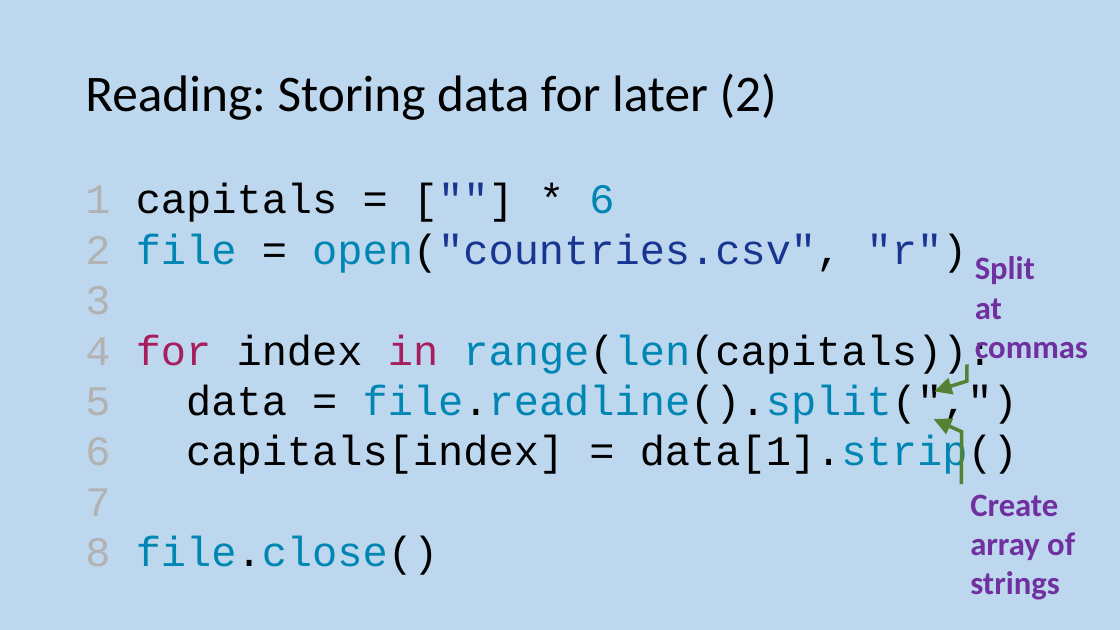
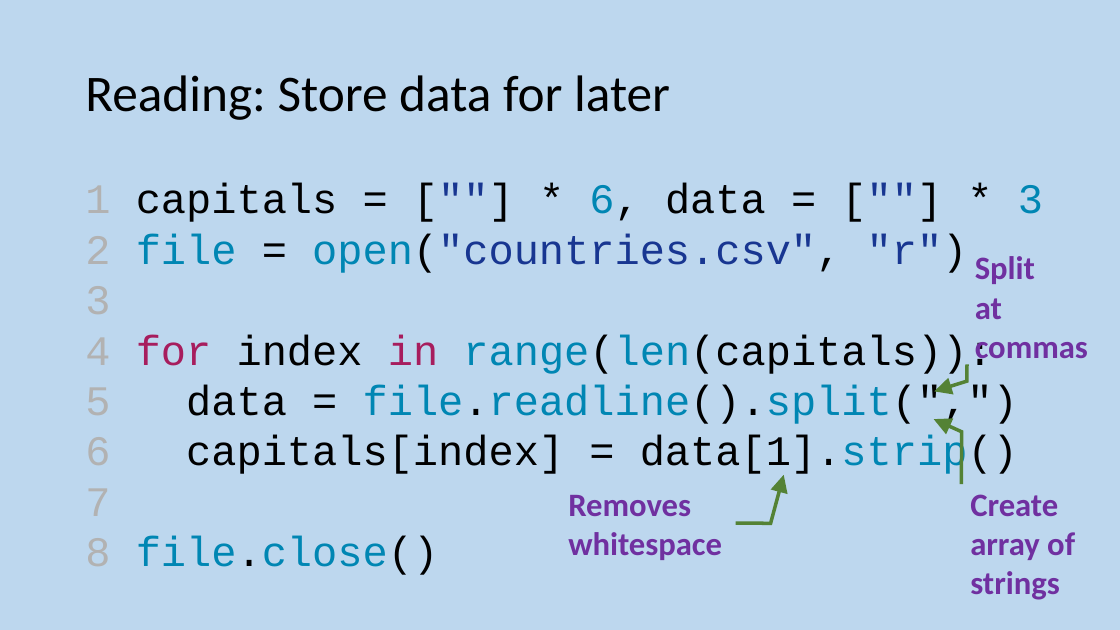
Before and after one commit to MrFriendCS/MrFriendCS.github.io, a slide deck: slide 135 of h-cs/sdd/H CS SDD Slides.pptx. Drawn at 1120x630 pixels with LibreOffice and Linux fonts; fonts in the diff are those of the drawing. Boxes give left, top, right and bottom in pixels: in the first picture for what was removed or moved away, otherwise in the second. Text is boxed around its words. In the diff, an @@ line names an element or a change of style, - is before the commit and + after.

```diff
--- a/h-cs/sdd/H CS SDD Slides.pptx
+++ b/h-cs/sdd/H CS SDD Slides.pptx
@@ title at box(85, 75, 670, 120): text changed @@
-Reading: Storing data for later (2)
+Reading: Store data for later
@@ text at box(136, 183, 1043, 222): text changed @@
-1 capitals = [""] * 6
+1 capitals = [""] * 6, data = [""] * 3
@@ callout added at box(560, 484, 735, 563), outline #548235 3 pt, 28 pt, text #7030A0, bold @@
+Removes
+whitespace
```
Also in this commit, not shown: 2 other slides changed, 3 other files.
